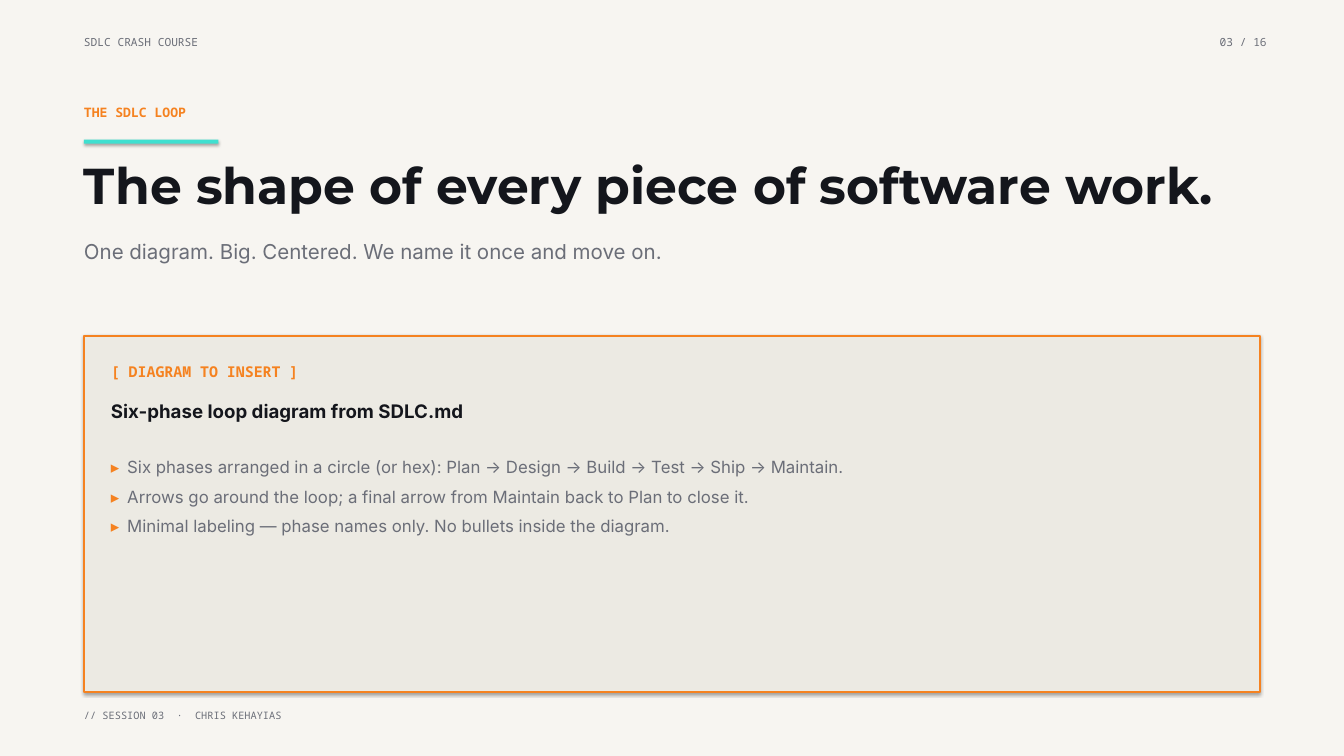
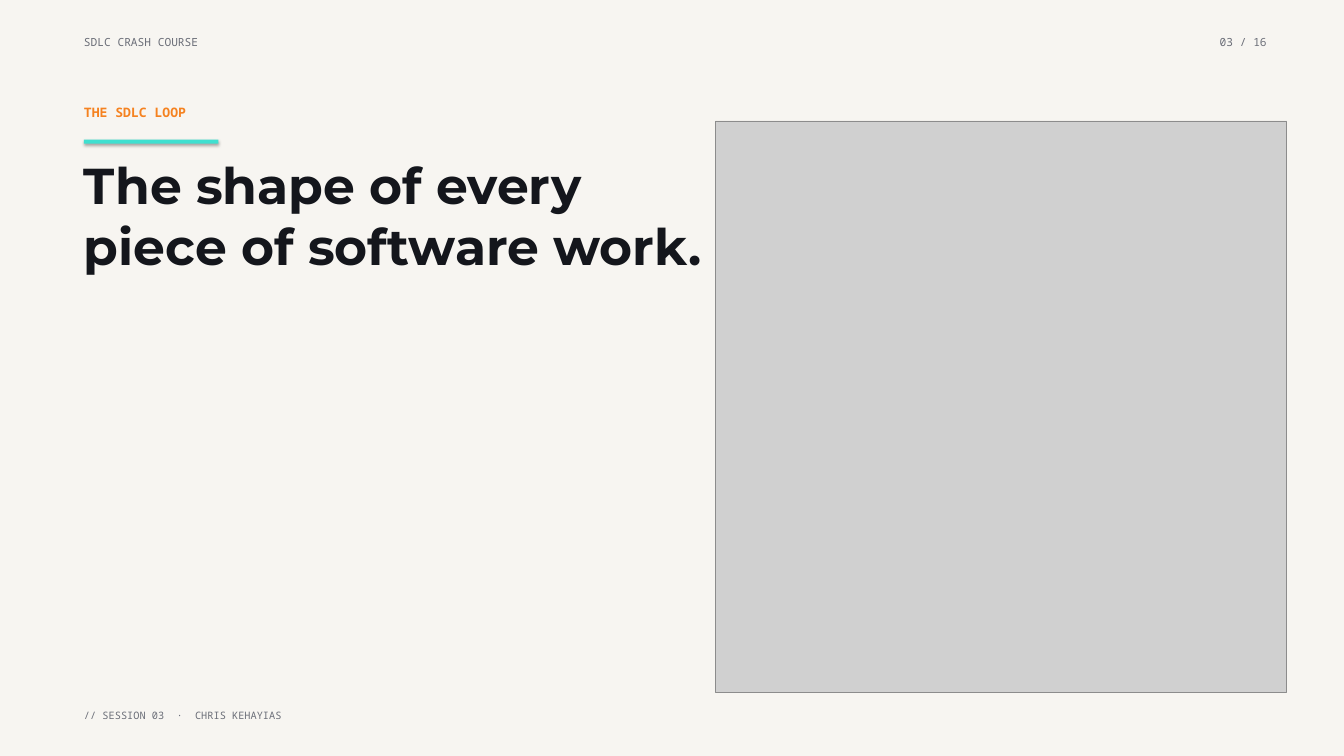
Before and after one commit to chriskehayias/ContextEngineering, a slide deck: slide 2 of schedule/03-sdlc-crash-course/03-sdlc-crash-course.pptx (slide 3 before the commit). Drawn at 1344x756 pixels with LibreOffice and Linux fonts; fonts in the diff are those of the drawing; grey boxes stand for pictures. Boxes give left, top, right and bottom in pixels: in the first picture for what was removed or moved away, otherwise in the second. Text is boxed around its words. In the diff, an @@ line names an element or a change of style, - is before the commit and + after.

```diff
--- a/schedule/03-sdlc-crash-course/03-sdlc-crash-course.pptx
+++ b/schedule/03-sdlc-crash-course/03-sdlc-crash-course.pptx
@@ picture added at [716,121,1287,692] @@
@@ text at [84,166,701,275]: text changed @@
-The shape of every piece of software work.
+The shape of every
+piece of software work.
@@ text removed at [84,243,661,264] @@
-One diagram. Big. Centered. We name it once and move on.
@@ rectangle removed at [84,336,1260,692] @@
@@ text removed at [129,366,281,377] @@
-[ DIAGRAM TO INSERT ]
@@ text removed at [111,403,463,422] @@
-Six-phase loop diagram from SDLC.md
@@ text removed at [127,460,843,536] @@
-▸ Six phases arranged in a circle (or hex): Plan → Design → Build → Test → Ship → Maintain.
-▸ Arrows go around the loop; a final arrow from Maintain back to Plan to close it.
-▸ Minimal labeling — phase names only. No bullets inside the diagram.
```
Also in this commit, not shown: 9 other slides changed, 1 slide added, 4 other files.
